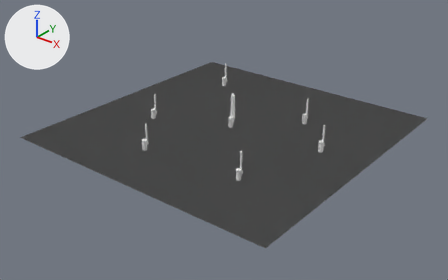
The Blender file scenes/sword.blend: old version first, new version second.
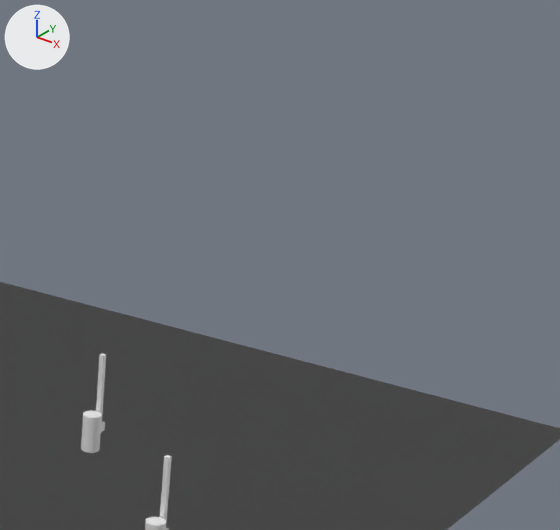
Each version is shown whole from a camera (50 mm lens) standing at (72.1, -92.3, 53.9) and looking at (-0.9, -1.1, -2.7), then close up on the part from 63% to 95% of the width and 3% to 51% of the height. Arrows for +X, +Y and +Z are at upper left; the lights stay in place.

Script lines for the objects in view, before the commit:
```python
ob_enemy_body = bpy.data.objects.new('Enemy_Body', me_player_001)
ob_enemy_body.location = (11.0, 11.0, 1.28)
ob_enemycollmesh = bpy.data.objects.new('EnemyCollMesh', me_enemycollmesh)
ob_enemycollmesh.location = (10.0, 10.0, 1.28)
ob_enemyswordcollmesh = bpy.data.objects.new('EnemySwordCollMesh', me_enemyswordcollmesh)
ob_enemyswordcollmesh.location = (10.0, 10.7, 3.49)
ob_enemyswordcollmesh.rotation_euler = (0.0, -3.142, 0.0)  # degrees (0, -180, 0)
ob_enemyswordcollmesh_001 = bpy.data.objects.new('EnemySwordCollMesh.001', me_enemyswordcollmesh)
ob_enemyswordcollmesh_001.location = (16.13, 33.27, 13.36)
ob_enemyswordcollmesh_001.rotation_euler = (0.0, -3.142, 0.0)  # degrees (0, -180, 0)
ob_enemyswordcollmesh_002 = bpy.data.objects.new('EnemySwordCollMesh.002', me_enemyswordcollmesh)
ob_enemyswordcollmesh_002.location = (15.71, 35.4, 12.9)
ob_enemyswordcollmesh_002.rotation_euler = (0.0, -3.142, 0.0)  # degrees (0, -180, 0)
ob_enemyswordcollmesh_003 = bpy.data.objects.new('EnemySwordCollMesh.003', me_enemyswordcollmesh)
ob_enemyswordcollmesh_003.location = (15.31, 37.13, 12.44)
ob_enemyswordcollmesh_003.rotation_euler = (0.0, -3.142, 0.0)  # degrees (0, -180, 0)
ob_enemyswordcollmesh_004 = bpy.data.objects.new('EnemySwordCollMesh.004', me_enemyswordcollmesh)
ob_enemyswordcollmesh_004.location = (14.92, 39.26, 12.03)
ob_enemyswordcollmesh_004.rotation_euler = (0.0, -3.142, 0.0)  # degrees (0, -180, 0)
ob_enemyswordcollmesh_005 = bpy.data.objects.new('EnemySwordCollMesh.005', me_enemyswordcollmesh)
ob_enemyswordcollmesh_005.location = (14.45, 41.79, 11.52)
ob_enemyswordcollmesh_005.rotation_euler = (0.0, -3.142, 0.0)  # degrees (0, -180, 0)
# also in view: 'WalkMesh' at (0.0, 0.0, 0.0)
```
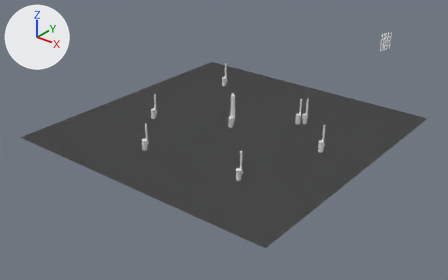
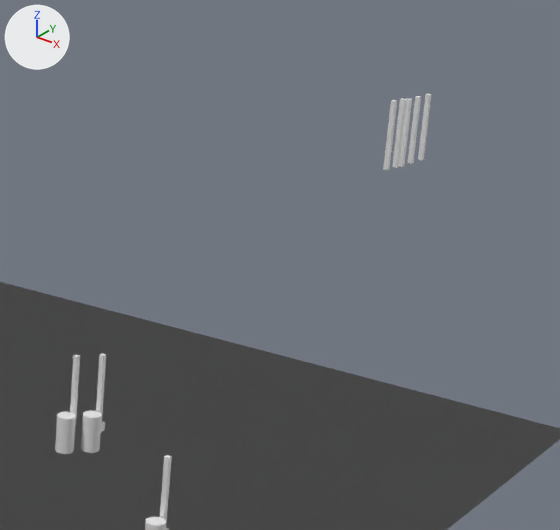
Commit message: Fixed sword coll mesh

Boxes [x1, y1, x2, y2] around the edits, measured in the close-ups (560 x 530 px):
'EnemyCollMesh', shown
    after: [55, 412, 76, 454]
'EnemySwordCollMesh.001', shown
    after: [383, 100, 397, 170]
'EnemySwordCollMesh.002', shown
    after: [392, 98, 406, 168]
'EnemySwordCollMesh.004', shown
    after: [407, 96, 421, 164]
'EnemySwordCollMesh', shown
    after: [70, 355, 80, 425]
'EnemySwordCollMesh.003', shown
    after: [399, 98, 412, 167]
'EnemySwordCollMesh.005', shown
    after: [418, 93, 432, 160]

Patch to the scene script:
```diff
--- a/scenes/sword.blend.py
+++ b/scenes/sword.blend.py
@@ ob_enemyswordcollmesh @@
 ob_enemyswordcollmesh.rotation_euler = (0.0, -3.142, 0.0)  # degrees (0, -180, 0)
-ob_enemyswordcollmesh.hide_set(True)  # its collection is switched off
@@ ob_enemycollmesh @@
 ob_enemycollmesh.location = (10.0, 10.0, 1.28)
-ob_enemycollmesh.hide_set(True)  # its collection is switched off
@@ ob_enemyswordcollmesh_001 @@
 ob_enemyswordcollmesh_001.rotation_euler = (0.0, -3.142, 0.0)  # degrees (0, -180, 0)
-ob_enemyswordcollmesh_001.hide_set(True)  # its collection is switched off
@@ ob_enemyswordcollmesh_002 @@
 ob_enemyswordcollmesh_002.rotation_euler = (0.0, -3.142, 0.0)  # degrees (0, -180, 0)
-ob_enemyswordcollmesh_002.hide_set(True)  # its collection is switched off
@@ ob_enemyswordcollmesh_003 @@
 ob_enemyswordcollmesh_003.rotation_euler = (0.0, -3.142, 0.0)  # degrees (0, -180, 0)
-ob_enemyswordcollmesh_003.hide_set(True)  # its collection is switched off
@@ ob_enemyswordcollmesh_004 @@
 ob_enemyswordcollmesh_004.rotation_euler = (0.0, -3.142, 0.0)  # degrees (0, -180, 0)
-ob_enemyswordcollmesh_004.hide_set(True)  # its collection is switched off
@@ ob_enemyswordcollmesh_005 @@
 ob_enemyswordcollmesh_005.rotation_euler = (0.0, -3.142, 0.0)  # degrees (0, -180, 0)
-ob_enemyswordcollmesh_005.hide_set(True)  # its collection is switched off
```
